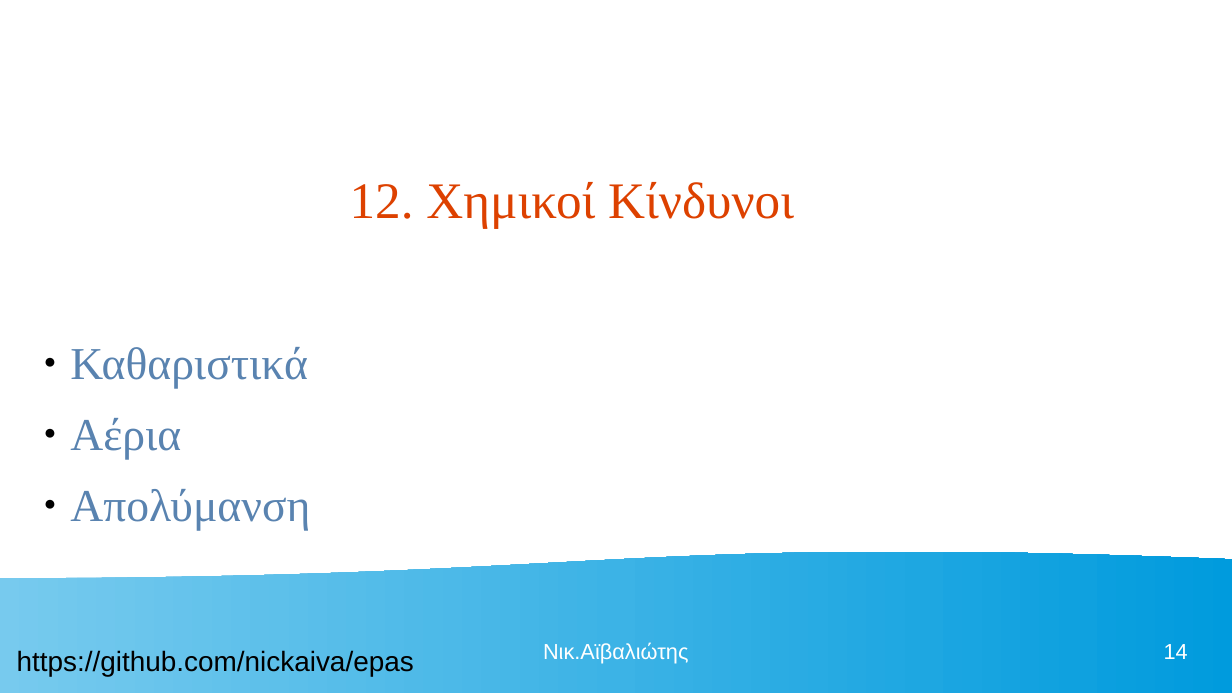
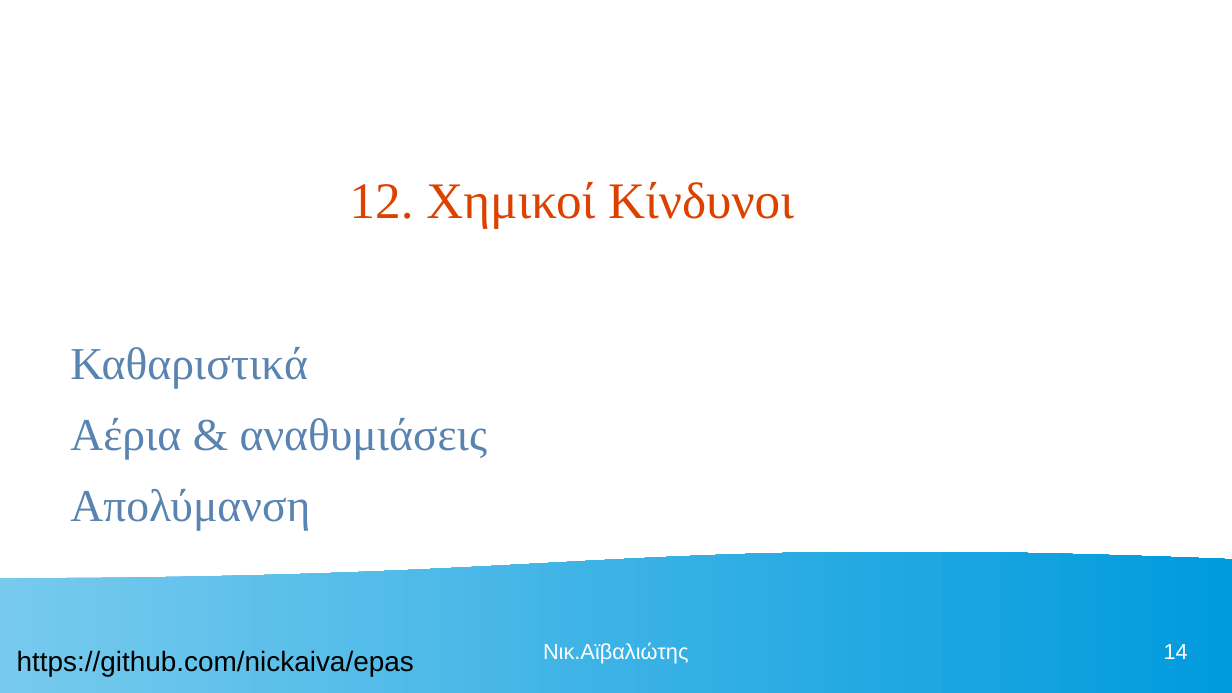
Before and after one commit to nickaiva/epas, a slide deck: slide 14 of ΠΕΡΙΒΑΛΛΟΝ ΕΡΓΑΣΙΑΣ.odp. Drawn at 1232x693 pixels with LibreOffice and Linux fonts; fonts in the diff are those of the drawing. Boxes give left, top, right and bottom in pixels: in the first picture for what was removed or moved away, otherwise in the second. Text is boxed around its words. In the diff, an @@ line names an element or a change of style, - is before the commit and + after.

```diff
--- a/ΠΕΡΙΒΑΛΛΟΝ ΕΡΓΑΣΙΑΣ.odp
+++ b/ΠΕΡΙΒΑΛΛΟΝ ΕΡΓΑΣΙΑΣ.odp
@@ text at box(70, 347, 310, 531): bullet ● to none @@
@@ text at box(70, 418, 487, 460): text changed @@
-● Αέρια
+Αέρια & αναθυμιάσεις
```
Also in this commit, not shown: 24 other slides changed, 1 slide added, 1 other file.
